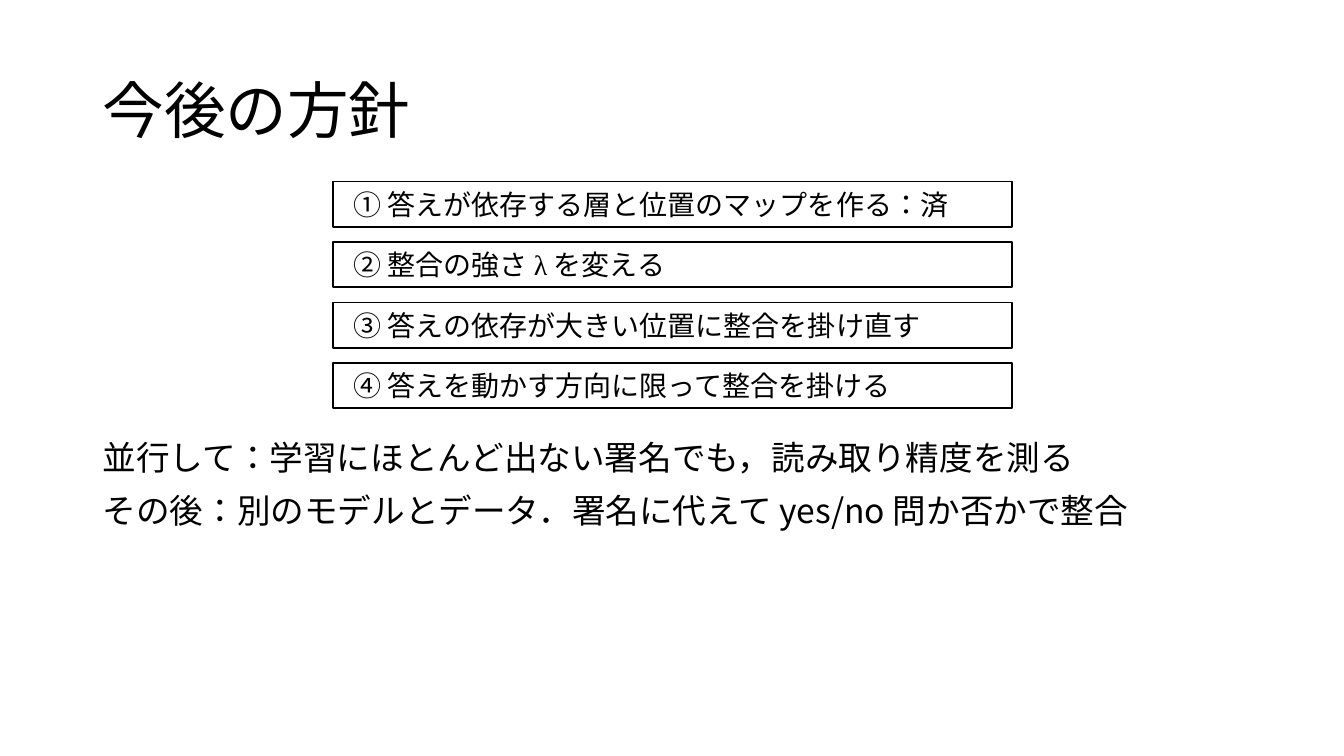
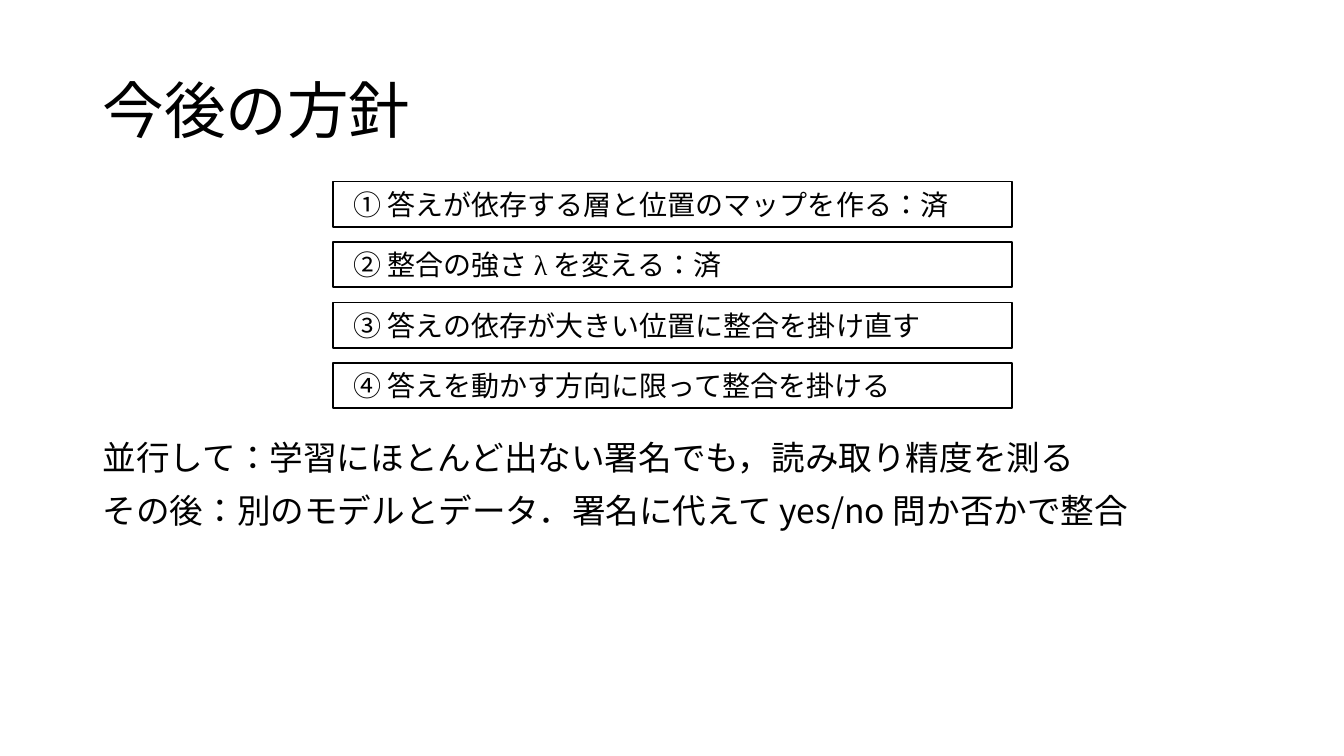
Before and after one commit to tomoking2004/taskalign, a slide deck: slide 4 of presentations/20261127_進捗報告.pptx. Drawn at 1344x756 pixels with LibreOffice and Linux fonts; fonts in the diff are those of the drawing. Boxes give left, top, right and bottom in pixels: in the first picture for what was removed or moved away, otherwise in the second. Text is boxed around its words. In the diff, an @@ line names an element or a change of style, - is before the commit and + after.

```diff
--- a/presentations/20261127_進捗報告.pptx
+++ b/presentations/20261127_進捗報告.pptx
@@ text in rectangle at bbox=[353, 251, 721, 278]: text changed @@
-② 整合の強さ λ を変える
+② 整合の強さ λ を変える：済
```
Also in this commit, not shown: 1 slide added, 2 other files.
